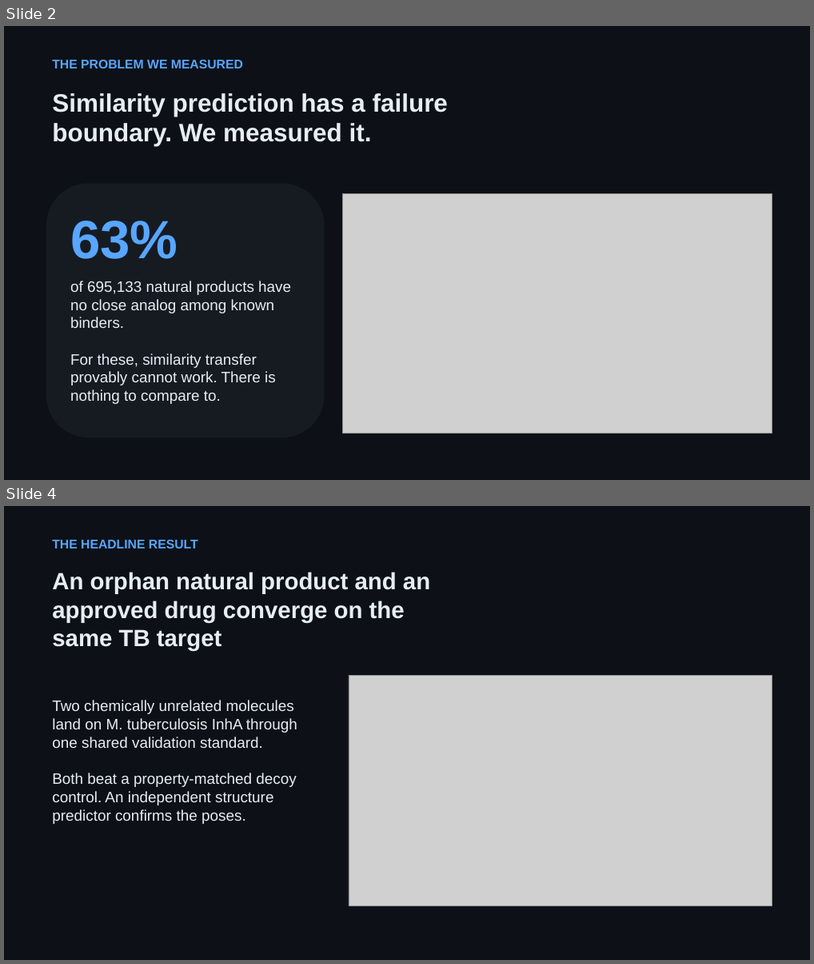
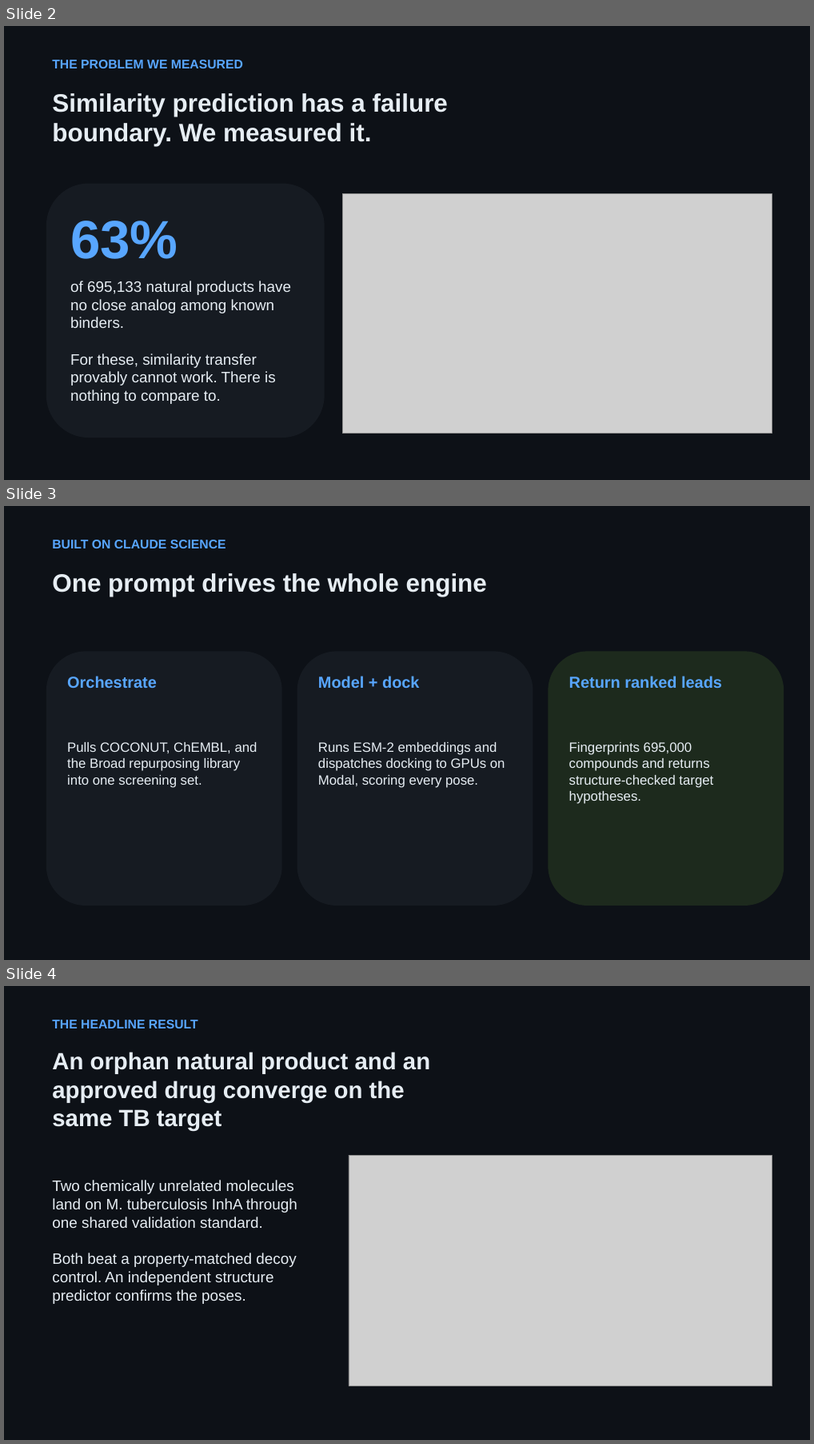
Before and after one commit to DocMartin95/analog-wall-target-prediction, a slide deck: demo/HitScreen_pitch.pptx. Shown one above the other, each under a label of ours: slides 2 and 4 before the commit, slides 2, 3 and 4 after it; the slides between them are not shown. The pictures are 814x964 and 814x1444 pixels, drawn with LibreOffice and Linux fonts; fonts in the diff are those of the drawing; grey boxes stand for pictures. Boxes give left, top, right and bottom in pixels: in the first picture for what was removed or moved away, otherwise in the second. Text is boxed around its words. In the diff, an @@ line names an element or a change of style, - is before the commit and + after.

Commit message:
Rewrite pitch: expert voice, concrete results, Claude Science named, honesty as one earned line

```diff
--- a/demo/HitScreen_pitch.pptx
+++ b/demo/HitScreen_pitch.pptx
@@ slide 3 added at [4, 506, 810, 960], background #0D1117 @@
@@ text added at [52, 540, 226, 548], 15 pt, text #58A6FF, bold @@
+BUILT ON CLAUDE SCIENCE
@@ text added at [52, 573, 487, 596], 30 pt, text #E6EDF3, bold @@
+One prompt drives the whole engine
@@ rounded rectangle added at [46, 651, 282, 905], fill #161B22 @@
@@ rounded rectangle added at [298, 651, 534, 905], fill #161B22 @@
@@ rounded rectangle added at [549, 651, 784, 905], fill #1D2A1D @@
@@ text added at [67, 676, 157, 688], 19 pt, text #58A6FF, bold @@
+Orchestrate
@@ text added at [318, 676, 419, 688], 19 pt, text #58A6FF, bold @@
+Model + dock
@@ text added at [570, 676, 722, 688], 19 pt, text #58A6FF, bold @@
+Return ranked leads
@@ text added at [67, 742, 258, 788], 16 pt, text #E6EDF3 @@
+Pulls COCONUT, ChEMBL, and the Broad repurposing library into one screening set.
@@ text added at [318, 742, 506, 788], 16 pt, text #E6EDF3 @@
+Runs ESM-2 embeddings and dispatches docking to GPUs on Modal, scoring every pose.
@@ text added at [570, 742, 714, 804], 16 pt, text #E6EDF3 @@
+Fingerprints 695,000 compounds and returns structure-checked target hypotheses.
```
Also in this commit, not shown: 1 slide changed, 1 slide removed, 1 other file.
